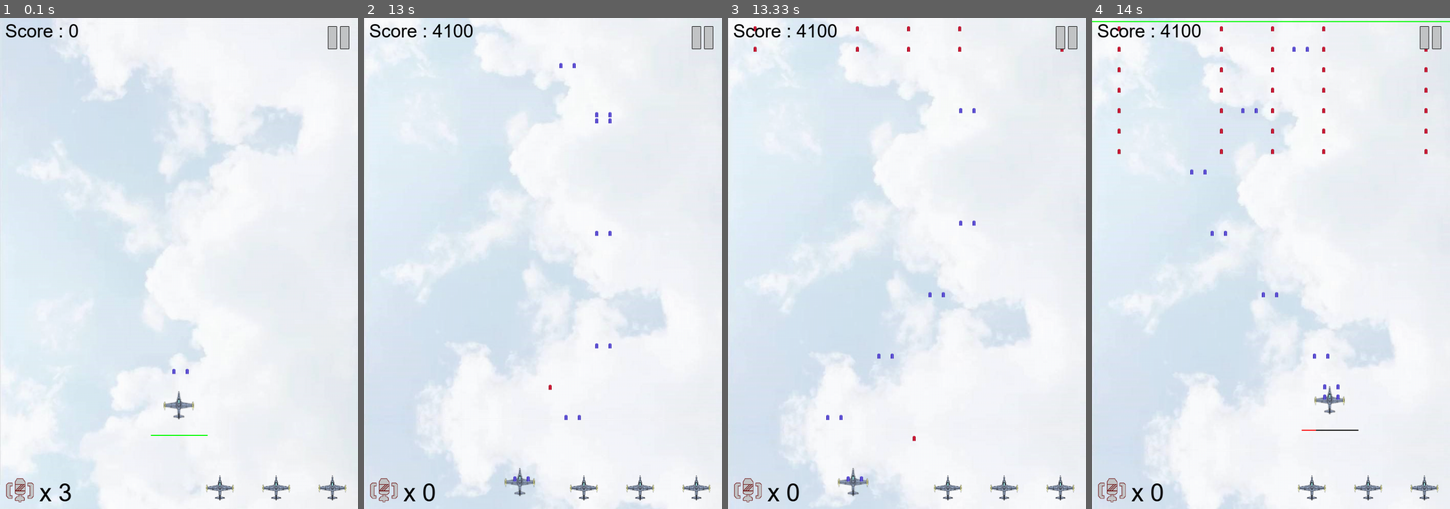
Above: before the commit, frames 1-4 (left to right).
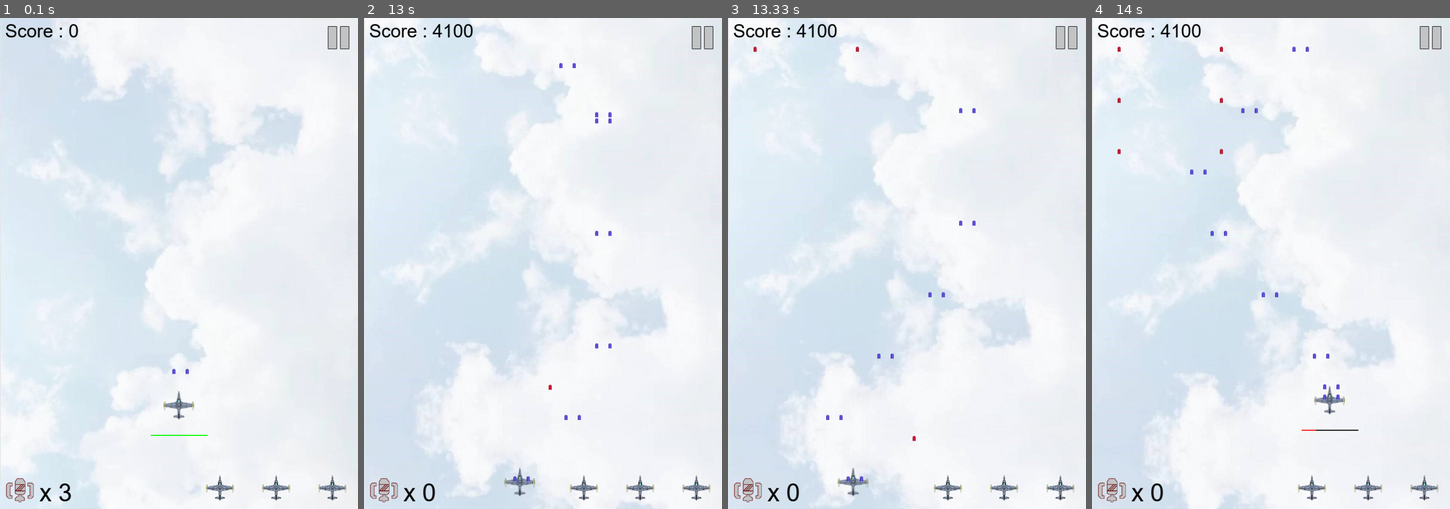
Above: after the commit, the same moments.

Repository: charlie-ccw/Pygame-project
Game: pygame game, started from main.py
Two runs of this game, one before a commit and one after it. Both use one fixed random seed, a clock stepped at 60 frames per second and the inputs below.
Inputs:
- Up to frame 1 (0.1 s): no input
- Up to frame 2 (13 s): tap Space at 0.33, 0.73, 1.03, 1.3, 2.07, 2.47, 2.77, 3.13, 3.53, 3.83, 4.03, 4.33, 4.53, 4.87, 5.17, 5.37, 5.67, 5.93, 6.27, 6.57, 6.7, 7.1, 7.4, 7.77, 8.17, 8.47, 8.67, 8.97, 9.17, 9.5, 9.8, 10, 10.3, 10.57, 10.9, 11.2, 11.33, 11.73, 12.03, 12.4, 12.8 s; hold A 0.67-1.2 s; hold S 1.23-1.53 s; hold W 2-2.37 s; hold D 2.4-3.03 s; hold S 3.07-3.43 s; hold A 3.47-3.93 s; hold D 3.97-4.43 s; hold W 4.47-4.77 s; hold D 4.8-5.27 s; hold A 5.3-5.83 s; hold S 5.87-6.17 s; hold A 6.2-6.6 s; hold W 6.63-7 s; hold D 7.03-7.67 s; hold S 7.7-8.07 s; hold A 8.1-8.57 s; hold D 8.6-9.07 s; hold W 9.1-9.4 s; hold D 9.43-9.9 s; hold A 9.93-10.47 s; hold S 10.5-10.8 s; hold A 10.83-11.23 s; hold W 11.27-11.63 s; hold D 11.67-12.3 s; hold S 12.33-12.7 s; hold A from 12.73 s (still down)
- Up to frame 3 (13.33 s): tap Space at 13.1, 13.3 s; release A at 13.2 s; hold D from 13.23 s (still down)
- Up to frame 4 (14 s): tap Space at 13.6, 13.8 s; release D at 13.7 s; hold W from 13.73 s (still down)

Frames 1-2 are identical in both runs. In frame 3, less than 0.1% of the frame differs, in the area x 7-94%, y 1-7%; in frame 4, 0.7%, in the area x 0-100%, y 0-28%.

Commit message:
bullets
change the path of boss bullet and  the number of boss bullets

Diff:
--- a/bullet.py
+++ b/bullet.py
@@ -1,6 +1,7 @@
 import pygame
 import enemy
 import main
+import math
 
 
 
@@ -145,6 +146,16 @@
 
         if self.rect.top > 960:
             self.active = False
+
+    def move1(self):
+        self.rect.left += 3
+
+    def move2(self):
+        self.rect.left -= 3
+
+    def move3(self):
+        self.rect.left += 4*math.sin(self.rect.top/50)
+
     # here we set the method of resetting the bullets
     def reset(self, position):
         self.rect.left, self.rect.top = position
--- a/main.py
+++ b/main.py
@@ -150,7 +150,6 @@
     for i in range(bullet6_number//5):
         bullet6.append(bullet.Bullet6((boss1.rect.centerx - 300, boss1.rect.centery)))
         bullet6.append(bullet.Bullet6((boss1.rect.centerx - 100, boss1.rect.centery)))
-        bullet6.append(bullet.Bullet6((boss1.rect.centerx, boss1.rect.centery)))
         bullet6.append(bullet.Bullet6((boss1.rect.centerx + 100, boss1.rect.centery)))
         bullet6.append(bullet.Bullet6((boss1.rect.centerx + 300, boss1.rect.centery)))
 
@@ -254,7 +253,7 @@
 
     # here we start the game
     while running:
-        print (level)
+        print (delay)
         for event in pygame.event.get():
 
             # here we quit the game and exit the system
@@ -494,14 +493,14 @@
                                  (myplane1.rect.right, myplane1.rect.bottom + 5),\
                                  2)
                 # when the energy is bigger than 20%, it will be green. else, it will be red
-                energy_remain = myplane1.energy / myplane.Myplane.energy
-                if energy_remain > 0.5:
+                energy_remain1 = myplane1.energy / myplane.Myplane.energy
+                if energy_remain1 > 0.5:
                     energy_color = GREEN
                 else:
                     energy_color = RED
                 pygame.draw.line(screen, energy_color,\
                                  (myplane1.rect.left, myplane1.rect.bottom + 5),\
-                                 (myplane1.rect.left + myplane1.rect.width * energy_remain,\
+                                 (myplane1.rect.left + myplane1.rect.width * energy_remain1,\
                                  myplane1.rect.bottom + 5), 2)
 
             else:
@@ -521,19 +520,19 @@
                 screen.blit(boss1.image, boss1.rect)
                 # here we draw the total blood of the enemy plane
                 pygame.draw.line(screen, BLACK, \
-                                 (boss1.rect.left, boss1.rect.bottom + 5),\
-                                 (boss1.rect.right, boss1.rect.bottom + 5),\
+                                 (boss1.rect.left, boss1.rect.bottom - 50),\
+                                 (boss1.rect.right, boss1.rect.bottom - 50),\
                                  2)
                 # when the energy is bigger than 20%, it will be green. else, it will be red
-                energy_remain = boss1.energy / enemy.Enemy8.energy
-                if energy_remain > 0.30:
+                energy_remain2 = boss1.energy / enemy.Enemy8.energy
+                if energy_remain2 > 0.30:
                     energy_color = GREEN
                 else:
                     energy_color = RED
                 pygame.draw.line(screen, energy_color,\
-                                 (boss1.rect.left, boss1.rect.bottom + 5),\
-                                 (boss1.rect.left + boss1.rect.width * energy_remain,\
-                                 boss1.rect.bottom + 5), 2)
+                                 (boss1.rect.left, boss1.rect.bottom - 50),\
+                                 (boss1.rect.left + boss1.rect.width * energy_remain2,\
+                                 boss1.rect.bottom - 50), 2)
             else:
                 if level == 7:
                     if not(delay % 3):
@@ -626,20 +625,36 @@
 
             # here we draw the boss bullet
             if boss1.active:
-                if not(delay % 10):
+                if not(delay % 25):
                     bossbullets = bullet6
                     bossbullets[bullet6_index].reset((boss1.rect.centerx - 300, boss1.rect.centery))
                     bossbullets[bullet6_index+2].reset((boss1.rect.centerx - 100, boss1.rect.centery))
-                    bossbullets[bullet6_index+3].reset((boss1.rect.centerx, boss1.rect.centery))
                     bossbullets[bullet6_index+4].reset((boss1.rect.centerx + 100, boss1.rect.centery))
                     bossbullets[bullet6_index+6].reset((boss1.rect.centerx + 300, boss1.rect.centery))
-                    bullet6_index = (bullet6_index + 5) % bullet6_number
+                    bullet6_index = (bullet6_index + 4) % bullet6_number
 
             # here we check if the bullet collides witg the plane
             if level == 7 and boss1.active:
                 for v in bossbullets:
                     if v.active:
-                        v.move()
+                        if energy_remain2 >= 0.8:
+                            v.move()
+                        if energy_remain2 >= 0.6 and energy_remain2 < 0.8:
+                            v.move()
+                            v.move1()
+                        if energy_remain2 >= 0.4 and energy_remain2 < 0.6:
+                            v.move()
+                            v.move2()
+                        if energy_remain2 >= 0.2 and energy_remain2 < 0.4:
+                            v.move()
+                            v.move3()
+                        if energy_remain2 < 0.2:
+                            v.move()
+                            if v.rect.centerx > myplane1.rect.centerx and v.rect.top < myplane1.rect.top:
+                                v.rect.left -= 2
+                            if v.rect.centerx < myplane1.rect.centerx and v.rect.top < myplane1.rect.top:
+                                v.rect.left += 2
+
                         screen.blit(v.image, v.rect)
                         bossbullet_down = pygame.sprite.spritecollide(v, my_plane, False, pygame.sprite.collide_mask)
                         if bossbullet_down and not myplane1.invincible:
